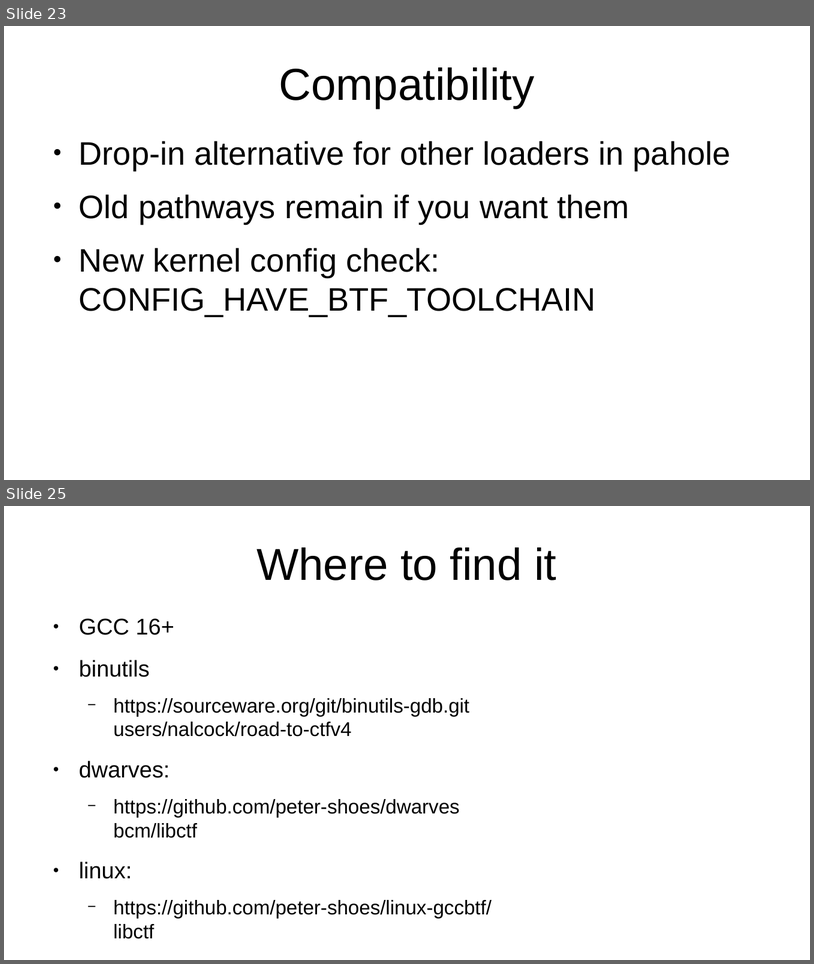
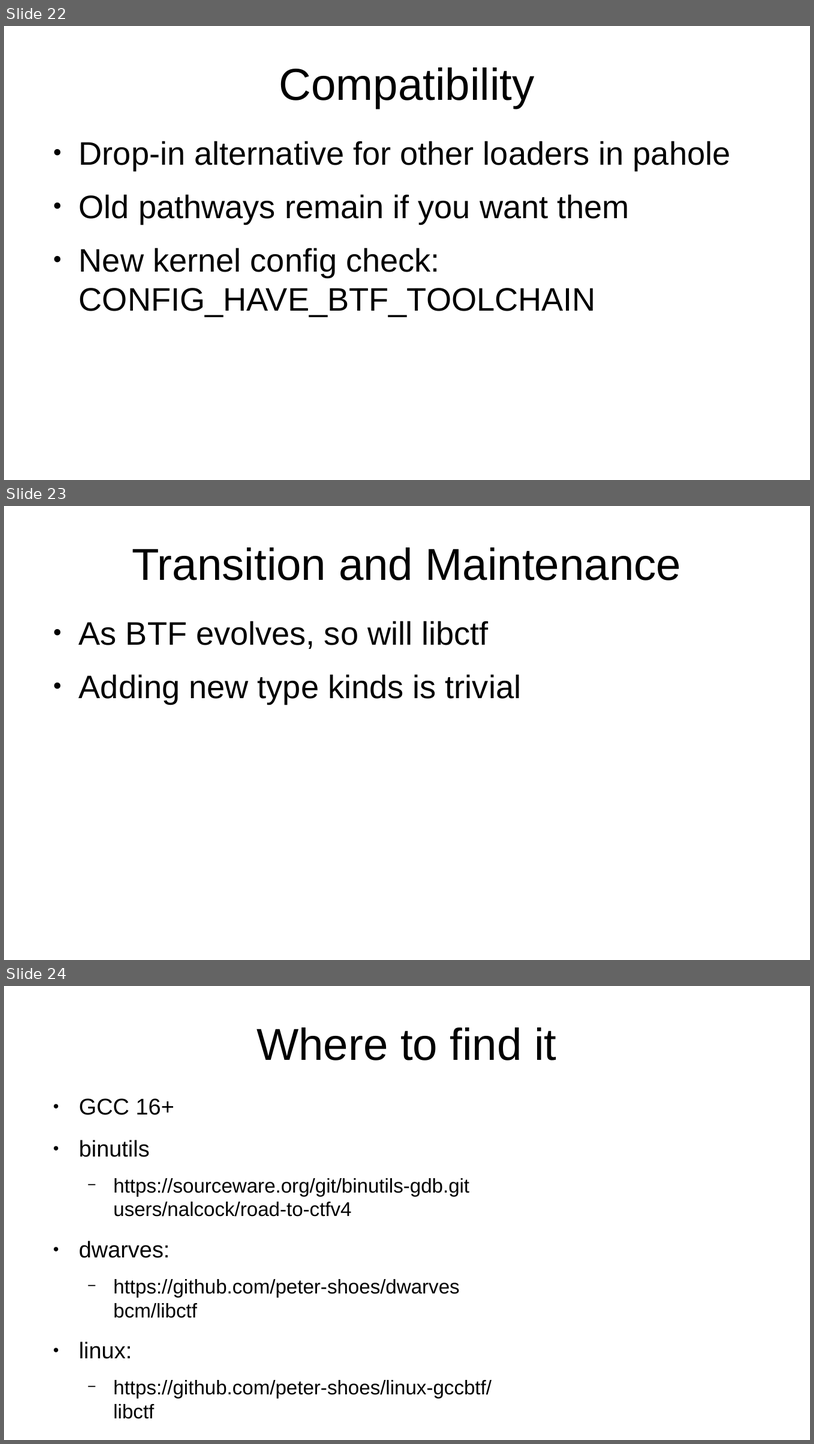
Before and after one commit to peter-shoes/lsfmm_slides, a slide deck: ctf_lsfmm.odp. Shown one above the other, each under a label of ours: slides 23 and 25 before the commit, slides 22, 23 and 24 after it; the slides between them are not shown. The pictures are 814x964 and 814x1444 pixels, drawn with LibreOffice and Linux fonts; fonts in the diff are those of the drawing. Boxes give left, top, right and bottom in pixels: in the first picture for what was removed or moved away, otherwise in the second. Text is boxed around its words. In the diff, an @@ line names an element or a change of style, - is before the commit and + after.

```diff
--- a/ctf_lsfmm.odp
+++ b/ctf_lsfmm.odp
@@ slide 23 added at [4,506,810,960], background #FFFFFF @@
@@ title added at [132,547,681,580], 44 pt, text #000000 @@
+Transition and Maintenance
@@ text added at [79,621,521,703], 32 pt, text #000000 @@
+● As BTF evolves, so will libctf
+● Adding new type kinds is trivial
@@ what was slide 23 is now slide 22 @@
@@ what was slide 25 is now slide 24 @@
```
Also in this commit, not shown: 10 slides changed, 2 slides removed.
